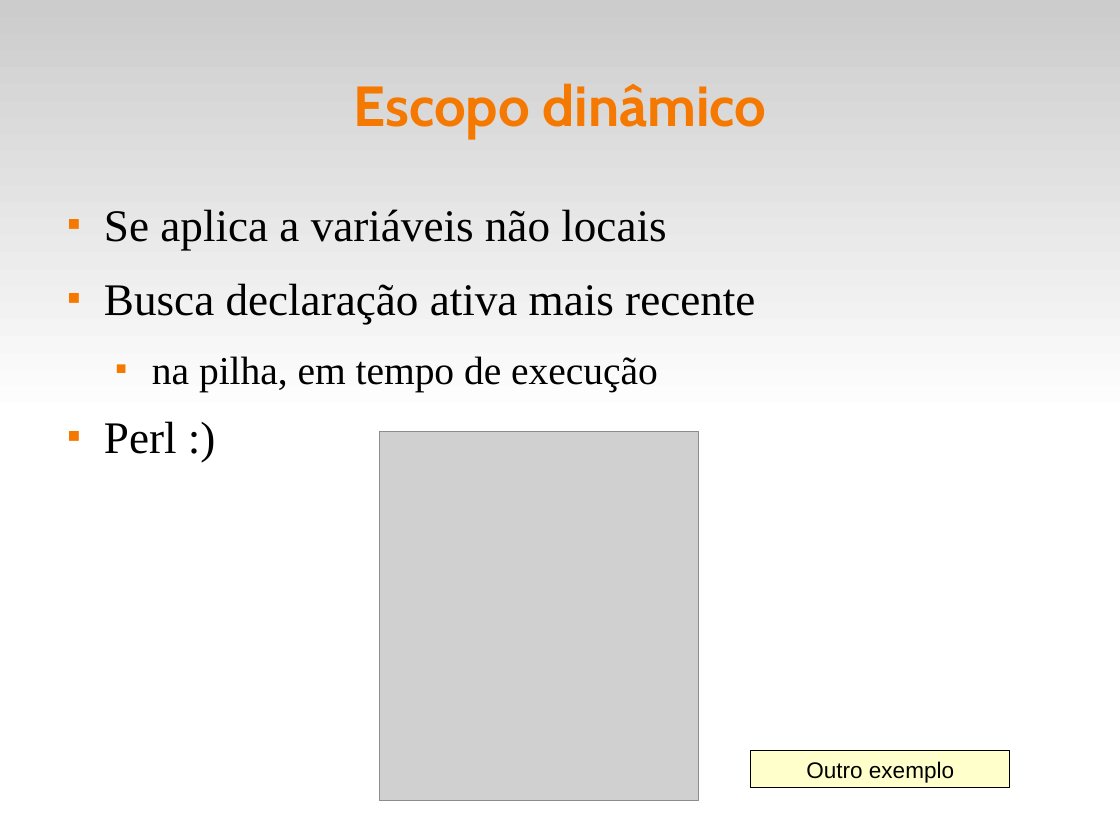
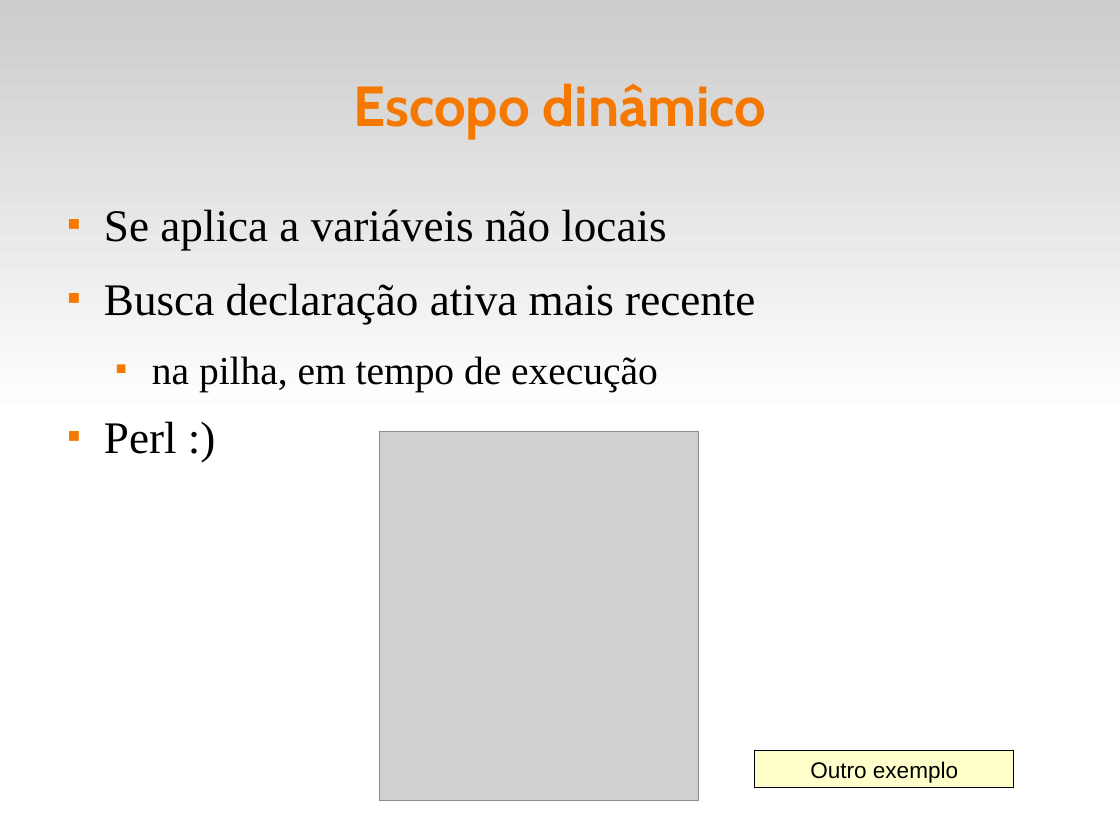
Before and after one commit to fsantanna-uerj/EDL, a slide deck: slide 14 of slides/edl-04-scope.odp. Drawn at 1120x840 pixels with LibreOffice and Linux fonts; fonts in the diff are those of the drawing; grey boxes stand for pictures. Boxes give left, top, right and bottom in pixels: in the first picture for what was removed or moved away, otherwise in the second. Text is boxed around its words. In the diff, an @@ line names an element or a change of style, - is before the commit and + after.

```diff
--- a/slides/edl-04-scope.odp
+++ b/slides/edl-04-scope.odp
@@ rectangle "Outro exemplo": place and size @@
-rectangle "Outro exemplo" at [751,751,1010,788]
+rectangle "Outro exemplo" at [755,751,1014,788]
```
Also in this commit, not shown: 3 other slides changed, 8 other files.
